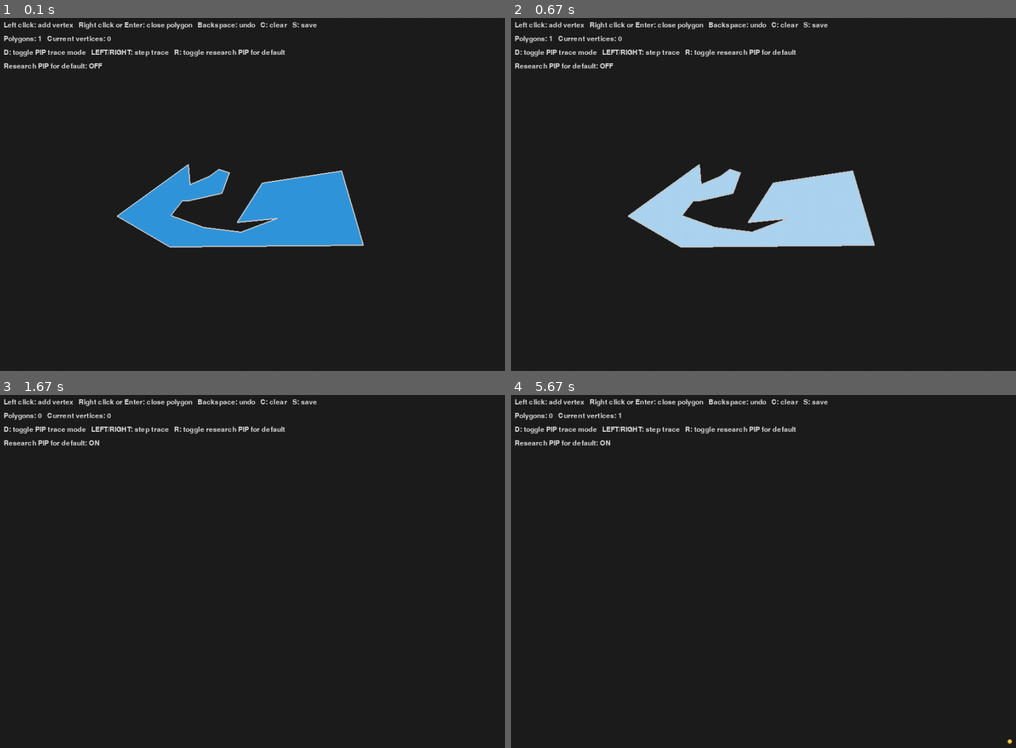
Above: before the commit, frames 1-4 (two rows, left to right).
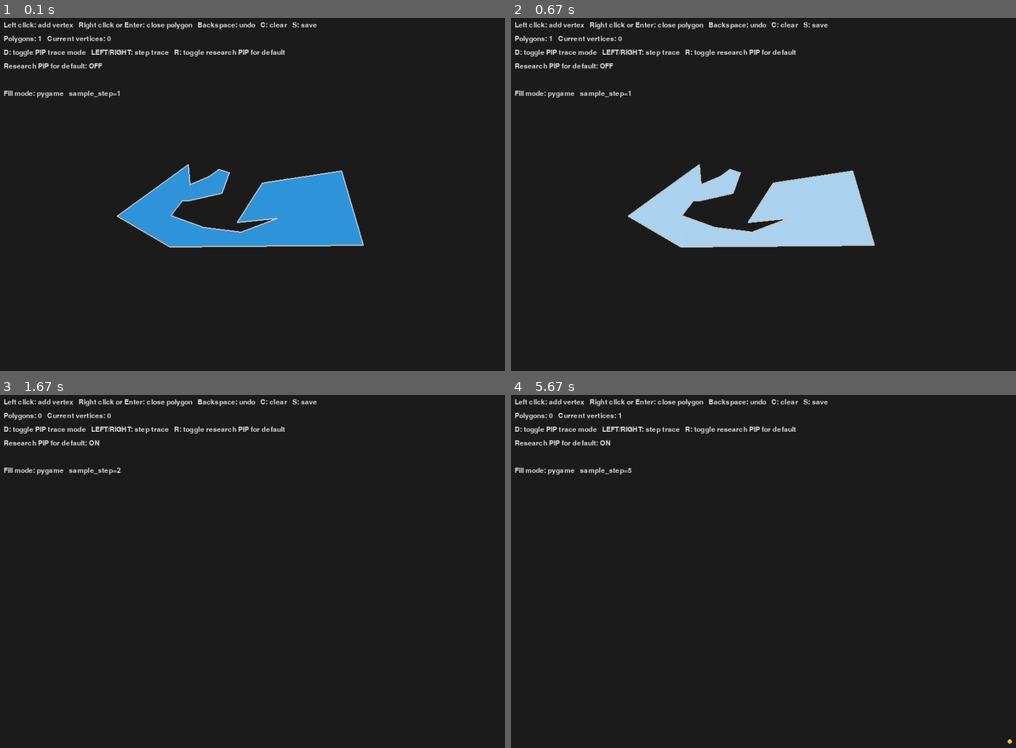
Above: after the commit, the same moments.

Repository: arkenidar/pygame-polygons
Game: pygame game, started from polygon_draw.py
Two runs of this game, one before a commit and one after it. Both use one fixed random seed, a clock stepped at 60 frames per second and the inputs below.
Inputs (mouse positions are in pixels of both pictures, inside the frame that each line leads up to):
- Up to frame 1 (0.1 s): no input
- Up to frame 2 (0.67 s): hold + from 0.33 s (still down); hold Right from 0.33 s (still down); move the mouse to (773, 233) at 0.37 s
- Up to frame 3 (1.67 s): release + at 0.8 s; release Right at 0.8 s; tap - at 0.83 s; tap D at 1.17 s; hold R from 1.5 s (still down); hold Right from 1.5 s (still down); hold D from 1.5 s (still down); move the mouse to (106, 684) at 1.53 s; tap C at 1.65 s
- Up to frame 4 (5.67 s): release R at 1.97 s; release Right at 1.97 s; release D at 1.97 s; hold Right 2-2.47 s; hold D 2-2.47 s; tap - at 2.15, 3.48, 4.82 s; click (642, 444) at 2.55 s; hold Right 2.83-3.3 s; hold D 2.83-3.3 s; tap C at 2.98, 4.38 s; hold Left 3.33-3.87 s; click (768, 695) at 3.95 s; hold Left 4.23-4.63 s; hold Right 4.67-5.3 s; hold D 4.67-5.3 s; click (1010, 740) at 5.38 s

The runs differ from the first frame. In frame 1, 0.2% of the frame differs, in the area x 0-24%, y 20-23%; in frame 2, 0.2%; in frame 3, 0.2%; in frame 4, 0.2%.

Commit message:
[ step ] [ test WIP ] again try the possibly improved draw_filled_polygon_by_sampling

Diff:
--- a/polygon_draw.py
+++ b/polygon_draw.py
@@ -105,6 +105,9 @@
     use_research_pip_for_default = False
     trace_thread = None
     trace_computing = False
+    # fill mode: False => pygame.draw.polygon, True => sampled PIP fill
+    use_sampling_fill = False
+    sample_step = 1
     while running:
         for event in pygame.event.get():
             if event.type == pygame.QUIT:
@@ -164,6 +167,15 @@
                 elif event.key == pygame.K_r:
                     # toggle using the research PIP routine for testing the default polygon
                     use_research_pip_for_default = not use_research_pip_for_default
+                elif event.key == pygame.K_t:
+                    # toggle fill mode between pygame native polygon and sampled PIP
+                    use_sampling_fill = not use_sampling_fill
+                elif event.key in (pygame.K_PLUS, pygame.K_KP_PLUS, pygame.K_EQUALS):
+                    # decrease sample step to increase quality (min 1)
+                    sample_step = max(1, sample_step - 1)
+                elif event.key in (pygame.K_MINUS, pygame.K_KP_MINUS):
+                    # increase sample step to lower quality and speed up
+                    sample_step = sample_step + 1
 
         # draw
         screen.fill(BG_COLOR)
@@ -190,8 +202,12 @@
                 if inside:
                     fill_color = lighten_color(FILL_COLOR, factor=0.6)
 
-                # Use pygame's native polygon fill for speed and simplicity.
-                pygame.draw.polygon(screen, fill_color, poly)
+                if use_sampling_fill:
+                    # sampled PIP fill (slower but robust for complex polygons)
+                    draw_filled_polygon_by_sampling(screen, poly, fill_color, sample_step=sample_step)
+                else:
+                    # Use pygame's native polygon fill for speed and simplicity.
+                    pygame.draw.polygon(screen, fill_color, poly)
                 pygame.draw.polygon(screen, LINE_COLOR, poly, width=2)
 
         # current polygon: lines and points
@@ -206,6 +222,8 @@
         draw_text(screen, f"Polygons: {len(polygons)}   Current vertices: {len(current)}", (12, 36))
         draw_text(screen, "D: toggle PIP trace mode   LEFT/RIGHT: step trace   R: toggle research PIP for default", (12, 60))
         draw_text(screen, f"Research PIP for default: {'ON' if use_research_pip_for_default else 'OFF'}", (12, 84))
+        # show current fill mode and sampling step (draw before flip so it's visible)
+        draw_text(screen, f"Fill mode: {'sampling' if use_sampling_fill else 'pygame'}   sample_step={sample_step}", (12, 132))
         if debug_trace_mode:
             if trace_computing:
                 draw_text(screen, "Computing PIP trace...", (12, 108), color=(255, 180, 0))
